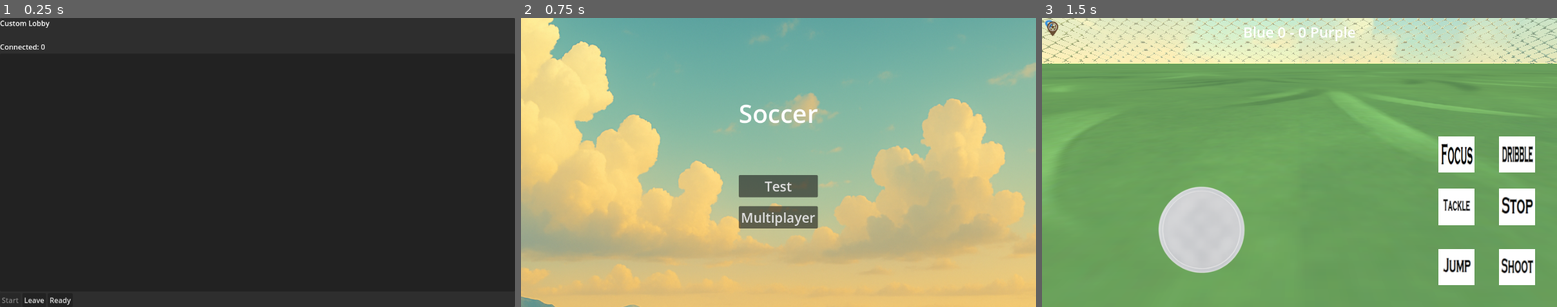
Above: before the commit, frames 1-3 (left to right).
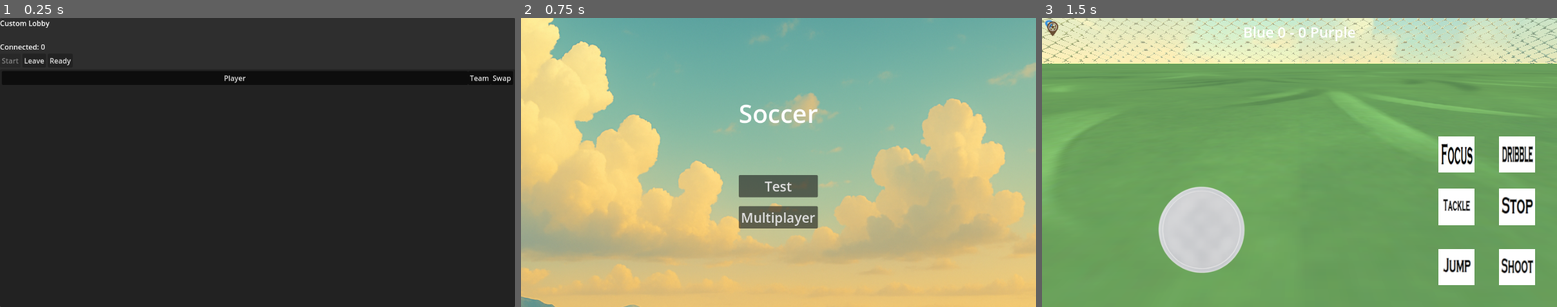
Above: after the commit, the same moments.

Repository: Faisal9777/power-soccer
Game: Godot game, scene res://Lobby.tscn
The game is run twice, just before and just after one commit, with the same random seed, the same clock (stepped at 60 frames per second) and the same inputs. This scene is started directly instead of the project's main scene.
Inputs:
- Up to frame 1 (0.25 s): no input
- Up to frame 2 (0.75 s): click "Leave" at 0.5 s
- Up to frame 3 (1.5 s): click "Test" at 1.25 s

The runs differ from the first frame. In frame 1, 0.4% of the frame differs, in the area x 0-100%, y 13-100%; in frame 2, nothing differs; in frame 3, nothing differs.

Commit message:
fully implemented team assignment

Diff:
--- a/Lobby.tscn
+++ b/Lobby.tscn
@@ -33,10 +33,6 @@
 
 "
 
-[node name="PlayerList" type="ItemList" parent="PanelContainer/VBoxContainer"]
-layout_mode = 2
-size_flags_vertical = 3
-
 [node name="HBoxContainer" type="HBoxContainer" parent="PanelContainer/VBoxContainer"]
 layout_mode = 2
 
@@ -54,3 +50,6 @@
 layout_mode = 2
 text = "Ready
 "
+
+[node name="PlayerList" type="Tree" parent="PanelContainer/VBoxContainer"]
+layout_mode = 2
--- a/scripts/lobby.gd
+++ b/scripts/lobby.gd
@@ -141,24 +141,53 @@
 	#get_tree().change_scene_to_file(scene_path)
 extends Control
 
-@onready var status_label: Label   = $PanelContainer/VBoxContainer/StatusLabel
-@onready var player_list: ItemList = $PanelContainer/VBoxContainer/PlayerList
-@onready var start_btn: Button     = $PanelContainer/VBoxContainer/HBoxContainer/StartButton
-@onready var leave_btn: Button     = $PanelContainer/VBoxContainer/HBoxContainer/LeaveButton
-@onready var ready_btn: Button     = $PanelContainer/VBoxContainer/HBoxContainer/ReadyButton
-var _player_ids: Array[int] = []
+@onready var status_label: Label = $PanelContainer/VBoxContainer/StatusLabel
+@onready var player_list: Tree = $PanelContainer/VBoxContainer/PlayerList  # Tree (not ItemList)
+@onready var start_btn: Button = $PanelContainer/VBoxContainer/HBoxContainer/StartButton
+@onready var leave_btn: Button = $PanelContainer/VBoxContainer/HBoxContainer/LeaveButton
+@onready var ready_btn: Button = $PanelContainer/VBoxContainer/HBoxContainer/ReadyButton
+# (Optional: if you kept a bottom TeamButton, you can remove it or ignore it.)
+
+var _ui_ids: Array[int] = []  # peer_id order as shown (not needed for Tree, kept for reference)
 const WORLD_SCENE := "res://World.tscn"
-enum Team { BLUE = 0, RED = 1 }
+const Team = GameState.Team
 const TEAM_COLOR := {
 	GameState.Team.BLUE: Color(0.2, 0.6, 1.0),
 	GameState.Team.RED:  Color(1.0, 0.3, 0.3)
 }
+
 func _ready() -> void:
-	# If you opened via Create Server, ensure host record exists
+	# --- Build the Tree columns + per-row buttons ---
+	_setup_player_tree()
+	# Tree signal (per-row button)
+	player_list.button_clicked.connect(_on_tree_button_clicked)
+
+	# --- (Optional but useful) Layout so the list expands properly ---
+	var root_ctrl := self as Control
+	root_ctrl.anchor_left = 0; root_ctrl.anchor_top = 0
+	root_ctrl.anchor_right = 1; root_ctrl.anchor_bottom = 1
+	root_ctrl.offset_left = 0; root_ctrl.offset_top = 0
+	root_ctrl.offset_right = 0; root_ctrl.offset_bottom = 0
+
+	var panel := $PanelContainer
+	var vbox  := $PanelContainer/VBoxContainer
+	panel.size_flags_horizontal = Control.SIZE_EXPAND_FILL
+	panel.size_flags_vertical   = Control.SIZE_EXPAND_FILL
+	vbox.size_flags_horizontal  = Control.SIZE_EXPAND_FILL
+	vbox.size_flags_vertical    = Control.SIZE_EXPAND_FILL
+
+	player_list.size_flags_horizontal = Control.SIZE_EXPAND_FILL
+	player_list.size_flags_vertical   = Control.SIZE_EXPAND_FILL
+	player_list.custom_minimum_size   = Vector2(0, 220)
+	status_label.size_flags_vertical  = 0
+	$PanelContainer/VBoxContainer/HBoxContainer.size_flags_vertical = 0
+
+	# --- Debug info ---
 	print("[lobby] whoami=", multiplayer.get_unique_id(),
-	  " is_host=", GameState.is_host,
-	  " path=", get_path())
-
+		" is_host=", GameState.is_host,
+		" path=", get_path())
+
+	# --- Ensure host exists and has a team (host-only) ---
 	if GameState.is_host:
 		var host: Dictionary = GameState.roster.get(1, {})
 		if host.is_empty():
@@ -167,30 +196,168 @@
 				"ready": false,
 				"team": GameState.pick_balanced_team()
 			}
-		else:
-			if !host.has("team"):
-				GameState.roster[1]["team"] = GameState.pick_balanced_team()
+		elif !host.has("team"):
+			GameState.roster[1]["team"] = GameState.pick_balanced_team()
 	else:
+		# Client announces name to host after Multiplayer is ready
 		call_deferred("_submit_name_to_host")
 
-	# Buttons
+	# --- Buttons + initial state ---
 	start_btn.disabled = !GameState.is_host
 	ready_btn.text = "Unready" if _my_ready() else "Ready"
 
 	start_btn.pressed.connect(_on_start)
 	leave_btn.pressed.connect(_on_leave)
 	ready_btn.pressed.connect(_on_ready_toggle)
-	GameState.pending_spawn_ids.append(1)
-	# Keep UI fresh on joins/leaves (host mainly)
-	Network.peer_joined.connect(func(_id): _refresh_ui(); _add_players(_id))
+
+	# --- P2P events: refresh UI & keep roster tidy (host removes leavers) ---
+	Network.peer_joined.connect(func(_id):
+		_refresh_ui()
+		_update_start_enabled()
+	)
+	# If the server (host) goes away, clients should bounce to title
+	multiplayer.server_disconnected.connect(_on_host_gone)
+	multiplayer.connection_failed.connect(_on_host_gone)
+
 	Network.peer_left.connect(func(id):
+		# If the host (peer 1) disappears and we are a client, leave lobby
+		if id == 1 and !GameState.is_host:
+			_on_host_gone()
+			return
 		if GameState.is_host and GameState.roster.has(id):
 			GameState.roster.erase(id)
 			_broadcast_roster()
 		_refresh_ui()
+		_update_start_enabled()
 	)
 
+	# --- First paint ---
 	_refresh_ui()
+	_update_start_enabled()
+
+
+# -------------------- Tree setup / UI --------------------
+
+func _setup_player_tree() -> void:
+	player_list.columns = 3
+	player_list.hide_root = true
+	player_list.set_column_titles_visible(true)
+	player_list.set_column_title(0, "Player")
+	player_list.set_column_title(1, "Team")
+	player_list.set_column_title(2, "Swap")
+	player_list.set_column_expand(0, true)   # name expands
+	player_list.set_column_expand(1, false)
+	player_list.set_column_expand(2, false)
+	# Per-row button signal
+	player_list.button_clicked.connect(_on_tree_button_clicked)
+
+func _refresh_ui() -> void:
+	player_list.clear()
+	var root := player_list.create_item()  # root is hidden (hide_root = true)
+
+	# Stable order
+	var ids := GameState.roster.keys()
+	ids.sort()
+
+	_ui_ids = []  # not necessary for Tree, but we’ll keep it synced
+	for k in ids:
+		var pid := int(k)
+		_ui_ids.append(pid)
+
+		var e: Dictionary = GameState.roster[pid]
+		var name_str  := String(e.get("name", "Player"))
+		var is_ready  := bool(e.get("ready", false))
+		var team_val  := int(e.get("team", -1))
+		var host_tag  := " (Host)" if pid == 1 else ""
+		var ready_tag := " ✓" if is_ready else ""
+
+		var item := player_list.create_item(root)
+		item.set_metadata(0, pid)  # store peer_id on row
+
+		# Column 0: Player label
+		item.set_text(0, "%s%s%s" % [name_str, host_tag, ready_tag])
+
+		# Column 1: Team text + color
+		var team_text := "UNASSIGNED" if team_val == -1 else ("BLUE" if team_val == Team.BLUE else "RED")
+		item.set_text(1, team_text)
+
+		var col := Color(0.8,0.8,0.8) if team_val == -1 else (TEAM_COLOR[Team.BLUE] if team_val == Team.BLUE else TEAM_COLOR[Team.RED])
+		item.set_custom_color(1, col)
+
+		# Column 2: Per-row swap button (host only; show only if assigned)
+		if GameState.is_host and team_val != -1:
+			var icon: Texture2D = player_list.get_theme_icon("Reload", "EditorIcons")
+			if icon == null:
+				# Fallback to a built-in control icon that exists at runtime more reliably
+				icon = player_list.get_theme_icon("Reload", "Tree")  # try Tree’s theme
+			item.add_button(2, icon, 0, false, "Switch team")
+		else:
+			item.set_text(2, "")
+
+	status_label.text = "Connected: %d" % int(GameState.roster.size())
+	_update_start_enabled()
+
+func _on_tree_button_clicked(item: TreeItem, column: int, id: int, mouse_button_index: int) -> void:
+	if !GameState.is_host: return
+	if column != 2: return
+	var pid := int(item.get_metadata(0))
+	if !GameState.roster.has(pid): return
+	var cur := int(GameState.roster[pid].get("team", GameState.Team.BLUE))
+	var next := GameState.Team.RED if cur == GameState.Team.BLUE else GameState.Team.BLUE
+	GameState.roster[pid]["team"] = next
+	_broadcast_roster()
+	_update_start_enabled()
+# -------------------- Start button enable/disable --------------------
+func _all_ready() -> bool:
+	for id in GameState.roster.keys():
+		var e: Dictionary = GameState.roster[id]
+		if !e.get("ready", false):
+			return false
+	return GameState.roster.size() >= 2
+
+func _everyone_has_a_team() -> bool:
+	for id in GameState.roster.keys():
+		var e: Dictionary = GameState.roster[id]
+		if !e.has("team") or int(e["team"]) == -1:
+			return false
+	return true
+
+func _teams_equal_nonzero() -> bool:
+	var counts := _counts_by_team()
+	var blue: int = int(counts[Team.BLUE])
+	var red:  int = int(counts[Team.RED])
+	return blue == red and blue > 0
+
+func _counts_by_team() -> Dictionary:
+	var counts := { Team.BLUE: 0, Team.RED: 0 }
+	for id in GameState.roster.keys():
+		var e: Dictionary = GameState.roster[id]
+		if e.has("team"):
+			if e["team"] == Team.BLUE: counts[Team.BLUE] += 1
+			elif e["team"] == Team.RED: counts[Team.RED] += 1
+	return counts
+
+func _update_start_enabled() -> void:
+	var ok := GameState.is_host \
+		and _all_ready() \
+		and _everyone_has_a_team() \
+		and _teams_equal_nonzero()
+
+	start_btn.disabled = not ok
+
+	# (Nice UX) show why it's disabled
+	if !GameState.is_host:
+		start_btn.tooltip_text = "Only the host can start."
+	elif !_all_ready():
+		start_btn.tooltip_text = "Everyone must be Ready."
+	elif !_everyone_has_a_team():
+		start_btn.tooltip_text = "Everyone needs a team."
+	elif !_teams_equal_nonzero():
+		start_btn.tooltip_text = "Teams must be equal (e.g., 1v1, 2v2…)."
+	else:
+		start_btn.tooltip_text = ""
+
+# -------------------- Lobby flow --------------------
 
 func _submit_name_to_host() -> void:
 	if multiplayer.multiplayer_peer == null: return
@@ -204,63 +371,29 @@
 	# Tell host (authoritative) to update and broadcast
 	rpc_id(1, "_rpc_set_ready", multiplayer.get_unique_id(), new_ready)
 	_refresh_ui()
+	_update_start_enabled()
 
 func _on_start() -> void:
 	if !GameState.is_host: return
-	# Optional: enforce all-ready here
-	# for id in GameState.roster.keys():
-	# 	if !GameState.roster[id]["ready"]:
-	# 		push_warning("Not everyone is ready."); return
 	rpc("_rpc_start_match", WORLD_SCENE)
 
 func _on_leave() -> void:
+	if GameState.is_host:
+		# Tell everyone we're going away; then close.
+		rpc("_rpc_host_is_leaving")
 	GameState.reset_lobby()
 	Network.close_connection()
 	get_tree().change_scene_to_file("res://title_screen.tscn")
 
-func _refresh_ui() -> void:
-	player_list.clear()
-
-	# Stable order so indices match colors
-	var ids := GameState.roster.keys()  # plain Array is fine
-	ids.sort()
-
-	var i := 0
-	for id in ids:
-		var e: Dictionary = GameState.roster[id]
-
-		var host_tag  := " (Host)" if int(id) == 1 else ""
-		var ready_tag := " ✓" if bool(e.get("ready", false)) else ""
-		var name_str  := String(e.get("name", "Player"))
-		var label := "%s%s%s" % [name_str, host_tag, ready_tag]
-
-		# Team handling: -1 means unassigned (don’t default to BLUE)
-		var team_val := int(e.get("team", -1))
-
-		if team_val == -1:
-			label += " [UNASSIGNED]"
-			player_list.add_item(label)
-			player_list.set_item_custom_fg_color(i, Color(0.8, 0.8, 0.8))  # neutral gray
-		else:
-			label += (" [BLUE]" if team_val == Team.BLUE else " [RED]")
-			player_list.add_item(label)
-			player_list.set_item_custom_fg_color(i, TEAM_COLOR.get(team_val, TEAM_COLOR[Team.BLUE]))
-
-		i += 1
-
-	status_label.text = "Connected: %d" % int(GameState.roster.size())
-
-func _add_players(id:int) -> void:
-	GameState.pending_spawn_ids.append(id)
-
-func _assign_team_for_new_peer(peer_id: int) -> int:
-	var blue_count := 0
-	var red_count  := 0
-	for id in GameState.roster.keys():
-		if GameState.roster[id].has("team"):
-			if GameState.roster[id]["team"] == Team.BLUE: blue_count += 1
-			elif GameState.roster[id]["team"] == Team.RED: red_count += 1
-	return Team.BLUE if blue_count <= red_count else Team.RED
+func _on_host_gone() -> void:
+	print("[lobby] host disconnected or left")
+	status_label.text = "Host left. Returning to title..."
+	# Clear local state and return to title
+	GameState.reset_lobby()
+	Network.close_connection()
+	get_tree().change_scene_to_file("res://title_screen.tscn")
+
+# -------------------- Helpers --------------------
 
 func _my_ready() -> bool:
 	var me := multiplayer.get_unique_id()
@@ -273,13 +406,14 @@
 	else:
 		GameState.roster[me]["ready"] = v
 
-# ---------- RPCs ----------
+
+# -------------------- RPCs --------------------
+
 @rpc("any_peer")
 func _rpc_submit_name(name: String) -> void:
-	if !GameState.is_host:
-		return
+	if !GameState.is_host: return
 	var from := multiplayer.get_remote_sender_id()
-	var team := GameState.pick_balanced_team()   # <-- call here
+	var team := GameState.pick_balanced_team()
 	GameState.roster[from] = {
 		"name": name,
 		"ready": false,
@@ -295,6 +429,11 @@
 	if GameState.roster.has(peer_id):
 		GameState.roster[peer_id]["ready"] = ready
 	_broadcast_roster()
+
+@rpc("any_peer", "call_local")
+func _rpc_host_is_leaving() -> void:
+	if !GameState.is_host:
+		_on_host_gone()
 
 func _broadcast_roster() -> void:
 	if !GameState.is_host: return
@@ -305,7 +444,7 @@
 			"id": id,
 			"name": e["name"],
 			"ready": e["ready"],
-			"team": e.get("team", Team.BLUE)  # default if missing
+			"team": e.get("team", Team.BLUE)
 		})
 	rpc("_rpc_set_roster", snapshot)
 	_refresh_ui()
@@ -321,7 +460,8 @@
 		}
 	GameState.roster = dict
 	_refresh_ui()
+	_update_start_enabled()
 
 @rpc("any_peer", "call_local")
-func _rpc_start_match(scene_path: String) -> void:     # now valid
+func _rpc_start_match(scene_path: String) -> void:
 	get_tree().change_scene_to_file(scene_path)
